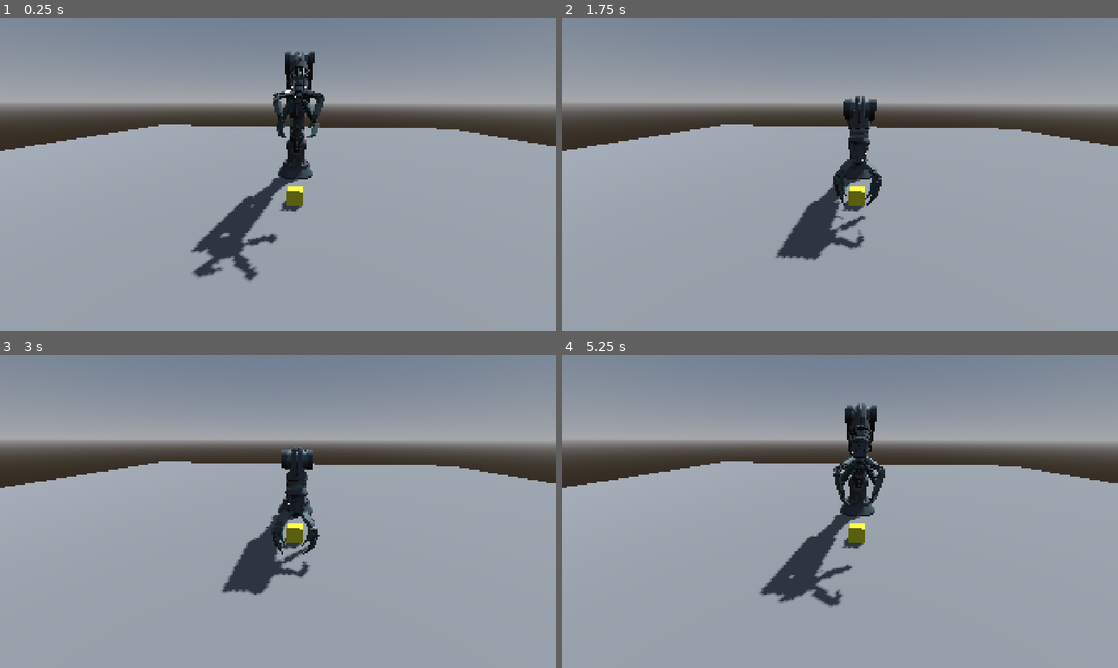
Above: before the commit, frames 1-4 (two rows, left to right).
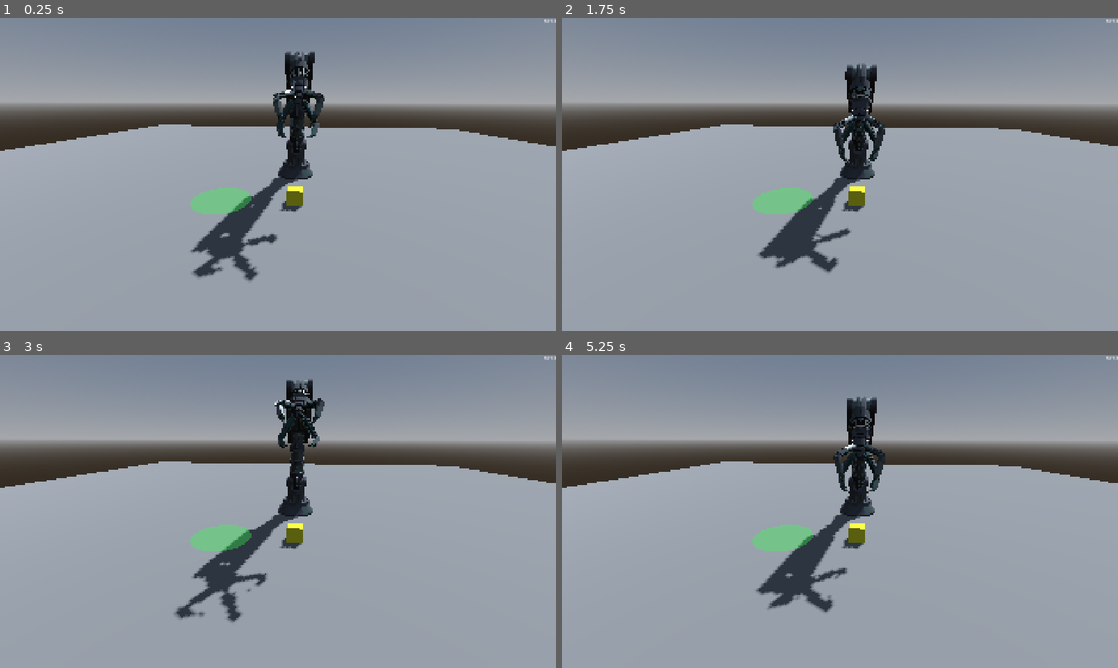
Above: after the commit, the same moments.

Repository: espadinx01/test_game
Game: Godot game, scene res://Mini Games/Robo-Arm/scenes/levels/level_test.tscn
Same seed, same stepped clock (60 frames per second), same inputs: the game is played once before the commit and once after it.
Inputs (mouse positions are in pixels of both pictures, inside the frame that each line leads up to):
- Up to frame 1 (0.25 s): no input
- Up to frame 2 (1.75 s): tap Enter (continue) at 0.5, 1.25, 1.35 s; move the mouse to (962, 158) at 0.52 s; hold Right (rotate_right) 0.53-1.28 s; tap R at 0.6, 1.55 s; tap Space at 0.77, 1.52 s; move the mouse to (728, 190) at 1.27 s; hold S (arm_down) from 1.28 s (still down)
- Up to frame 3 (3 s): move the mouse to (333, 442) at 2.02 s; release S (arm_down) at 2.03 s; hold Right (rotate_right) 2.03-2.78 s; tap R at 2.1 s; tap Enter (continue) at 2.75 s; move the mouse to (250, 574) at 2.77 s; hold W (arm_up) from 2.78 s (still down); tap X at 2.85 s
- Up to frame 4 (5.25 s): tap Space at 3.02, 3.77, 4.52 s; tap R at 3.05, 3.6, 4.55, 5.1 s; move the mouse to (1006, 558) at 3.52 s; release W (arm_up) at 3.53 s; hold Left (rotate_left) 3.53-5.03 s; tap Enter (continue) at 4.25, 4.35, 5 s; move the mouse to (673, 464) at 4.27 s; move the mouse to (867, 511) at 5.02 s; hold S (arm_down) from 5.03 s (still down)

The runs differ from the first frame. In frame 1, 0.7% of the frame differs, in the area x 34-100%, y 0-63%; in frame 2, 3.9%; in frame 3, 5.2%, in the area x 31-100%, y 0-86%; in frame 4, 2.8%.

Commit message:
finished mini game 2

Diff:
--- a/testing/Mini Games/Robo-Arm/scenes/levels/level_test.tscn
+++ b/testing/Mini Games/Robo-Arm/scenes/levels/level_test.tscn
@@ -1,7 +1,10 @@
 [gd_scene format=3 uid="uid://cm65se2aq2pnn"]
 
 [ext_resource type="PackedScene" uid="uid://t3j8c2xx8vjl" path="res://Mini Games/Robo-Arm/scenes/arm/robot_arm.tscn" id="1_uayvr"]
+[ext_resource type="Script" uid="uid://borr5lv034uwi" path="res://Mini Games/Robo-Arm/scripts/game/level.gd" id="1_ucg54"]
 [ext_resource type="PackedScene" uid="uid://bsfnqrwy3csfm" path="res://Mini Games/Robo-Arm/scenes/props/Cargo.tscn" id="2_ixpof"]
+[ext_resource type="PackedScene" uid="uid://c4vu1qbjae3t8" path="res://Mini Games/Robo-Arm/scenes/props/DropZone.tscn" id="3_232jq"]
+[ext_resource type="Script" uid="uid://b3rv8vlggmy3a" path="res://Mini Games/Robo-Arm/scripts/ui/hud.gd" id="5_ch4or"]
 
 [sub_resource type="ProceduralSkyMaterial" id="ProceduralSkyMaterial_yfudt"]
 
@@ -22,6 +25,7 @@
 size = Vector3(40, 1, 40)
 
 [node name="LevelTest" type="Node3D" unique_id=844596360]
+script = ExtResource("1_ucg54")
 
 [node name="WorldEnvironment" type="WorldEnvironment" parent="." unique_id=1376281316]
 environment = SubResource("Environment_ixpof")
@@ -48,3 +52,34 @@
 
 [node name="Cargo" parent="." unique_id=1119790420 instance=ExtResource("2_ixpof")]
 transform = Transform3D(1, 0, 0, 0, 1, 0, 0, 0, 1, 0, 0.25, -3)
+
+[node name="DropZone" parent="." unique_id=318872012 instance=ExtResource("3_232jq")]
+transform = Transform3D(1, 0, 0, 0, 1, 0, 0, 0, 1, 2.5, 0, -3)
+
+[node name="HUD" type="CanvasLayer" parent="." unique_id=1887533049]
+script = ExtResource("5_ch4or")
+
+[node name="TimeLabel" type="Label" parent="HUD" unique_id=1584072051]
+unique_name_in_owner = true
+anchors_preset = 1
+anchor_left = 1.0
+anchor_right = 1.0
+offset_left = -1.0
+offset_bottom = 23.0
+grow_horizontal = 0
+size_flags_horizontal = 0
+size_flags_vertical = 0
+
+[node name="MessageLabel" type="Label" parent="HUD" unique_id=694471630]
+unique_name_in_owner = true
+anchors_preset = 8
+anchor_left = 0.5
+anchor_top = 0.5
+anchor_right = 0.5
+anchor_bottom = 0.5
+offset_left = -20.0
+offset_top = -11.5
+offset_right = 20.0
+offset_bottom = 11.5
+grow_horizontal = 2
+grow_vertical = 2
--- /dev/null
+++ b/testing/Mini Games/Robo-Arm/scenes/props/DropZone.tscn
@@ -0,0 +1,24 @@
+[gd_scene format=3 uid="uid://c4vu1qbjae3t8"]
+
+[ext_resource type="Script" uid="uid://bl056i58sodl1" path="res://Mini Games/Robo-Arm/scripts/game/drop_zone.gd" id="1_35jkh"]
+
+[sub_resource type="CylinderShape3D" id="CylinderShape3D_n1lqu"]
+height = 0.5
+radius = 1.0
+
+[sub_resource type="CylinderMesh" id="CylinderMesh_35jkh"]
+top_radius = 1.0
+bottom_radius = 1.0
+height = 0.05
+
+[node name="DropZone" type="Area3D" unique_id=318872012]
+collision_layer = 16
+collision_mask = 4
+script = ExtResource("1_35jkh")
+
+[node name="CollisionShape3D" type="CollisionShape3D" parent="." unique_id=1291110785]
+transform = Transform3D(1, 0, 0, 0, 1, 0, 0, 0, 1, 0, 0.5, 0)
+shape = SubResource("CylinderShape3D_n1lqu")
+
+[node name="ZoneMesh" type="MeshInstance3D" parent="." unique_id=247390370]
+mesh = SubResource("CylinderMesh_35jkh")
--- /dev/null
+++ b/testing/Mini Games/Robo-Arm/scripts/game/drop_zone.gd
@@ -0,0 +1,58 @@
+class_name DropZone
+extends Area3D
+
+signal delivered(cargo: Cargo)
+
+@export var max_speed: float = 0.15    # m/s
+@export var settle_time: float = 0.8   # secondes d’immobilité requises
+@export var max_tilt_deg: float = 10.0
+@export var max_offset: float = 0.5    # distance horizontale max au centre
+@export var mesh: MeshInstance3D
+
+var _timer: float = 0.0
+var _mat: StandardMaterial3D
+
+func _ready() -> void:
+	if mesh == null:
+		mesh = get_node_or_null('ZoneMesh') as MeshInstance3D
+	if mesh:
+		_mat = StandardMaterial3D.new()
+		_mat.transparency = BaseMaterial3D.TRANSPARENCY_ALPHA
+		_mat.shading_mode = BaseMaterial3D.SHADING_MODE_UNSHADED
+		mesh.material_override = _mat
+	else:
+		push_warning('DropZone : aucun nœud ZoneMesh trouvé')
+	_set_color(Color(0.2, 1.0, 0.3, 0.35))
+	body_entered.connect(func(b): print('Zone : entré ', b, ' | est Cargo ? ', b is Cargo))
+
+func _physics_process(delta: float) -> void:
+	var inside: Cargo = null
+	var valid: Cargo = null
+	for body in get_overlapping_bodies():
+		if body is Cargo:
+			inside = body
+			if _is_valid(body):
+				valid = body
+				break
+	_timer = _timer + delta if valid else 0.0
+	if valid and _timer >= settle_time:
+		_set_color(Color(0.1, 1.0, 0.2, 0.9))   # vert vif : validé
+		delivered.emit(valid)
+		set_physics_process(false)
+	elif inside:
+		_set_color(Color(1.0, 0.6, 0.1, 0.6))   # orange : dedans mais pas stable
+	else:
+		_set_color(Color(0.2, 1.0, 0.3, 0.35))  # vert transparent : vide
+
+func _is_valid(c: Cargo) -> bool:
+	var offset := Vector2(c.global_position.x - global_position.x,
+			c.global_position.z - global_position.z).length()
+	var tilt := rad_to_deg(c.global_basis.y.angle_to(Vector3.UP))
+	return (not c.is_held
+			and c.linear_velocity.length() < max_speed
+			and tilt < max_tilt_deg
+			and offset < max_offset)
+
+func _set_color(c: Color) -> void:
+	if _mat:
+		_mat.albedo_color = c
--- /dev/null
+++ b/testing/Mini Games/Robo-Arm/scripts/game/level.gd
@@ -0,0 +1,21 @@
+extends Node3D
+
+@onready var arm: RobotArm = $RobotArm
+@onready var drop_zone: DropZone = $DropZone
+@onready var cargo: Cargo = $Cargo
+
+func _ready() -> void:
+	# Permet de lancer ce niveau directement avec F6, sans passer par un menu.
+	if GameManager.config == null:
+		GameManager.config = LevelConfig.new()
+	var cfg := GameManager.config
+	arm.apply_config(cfg)
+	cargo.mass = cfg.cargo_mass
+	drop_zone.max_offset = cfg.drop_tolerance
+	drop_zone.delivered.connect(func(_c): GameManager.complete())
+	GameManager.begin()
+
+func _input(event: InputEvent) -> void:
+	if event is InputEventKey and event.pressed and not event.echo \
+		and event.physical_keycode == KEY_R:
+		GameManager.restart()
--- a/testing/Mini Games/Robo-Arm/scripts/game/level_config.gd
+++ b/testing/Mini Games/Robo-Arm/scripts/game/level_config.gd
@@ -3,7 +3,7 @@
 
 @export var title: String = 'Niveau 1'
 @export var scene: PackedScene
-@export_enum('Simple', 'Avancé') var control_mode: int = 0
+@export_enum('Simple', 'Avancé') var control_mode: int = 1
 @export var instant_joints: bool = true
 @export var max_speed_deg: float = 60.0
 @export var acceleration_deg: float = 200.0
--- /dev/null
+++ b/testing/Mini Games/Robo-Arm/scripts/ui/hud.gd
@@ -0,0 +1,19 @@
+extends CanvasLayer
+
+@onready var time_label: Label = %TimeLabel
+@onready var message_label: Label = %MessageLabel
+
+func _ready() -> void:
+	message_label.text = ''
+	GameManager.level_completed.connect(_on_completed)
+	GameManager.level_failed.connect(_on_failed)
+
+func _process(_d: float) -> void:
+	var t := GameManager.elapsed
+	time_label.text = '%02d:%02d' % [floori(t / 60.0), int(t) % 60]
+
+func _on_completed(stats: Dictionary) -> void:
+	message_label.text = 'Victoire !  %.1f s  —  R pour rejouer' % stats['time']
+
+func _on_failed(reason: String) -> void:
+	message_label.text = reason + '  —  R pour rejouer'
Not shown, added: testing/Mini Games/Robo-Arm/scripts/game/drop_zone.gd.uid
Not shown, added: testing/Mini Games/Robo-Arm/scripts/game/level.gd.uid
Not shown, added: testing/Mini Games/Robo-Arm/scripts/ui/hud.gd.uid
